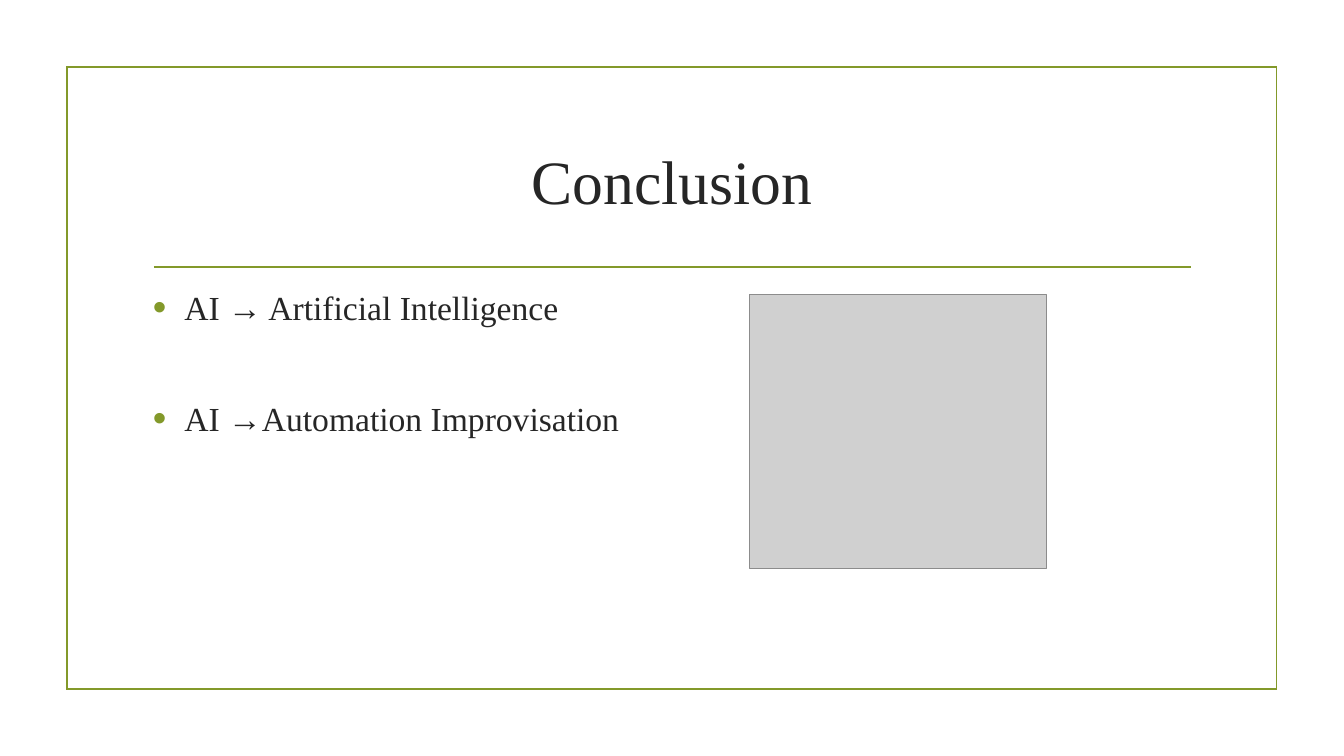
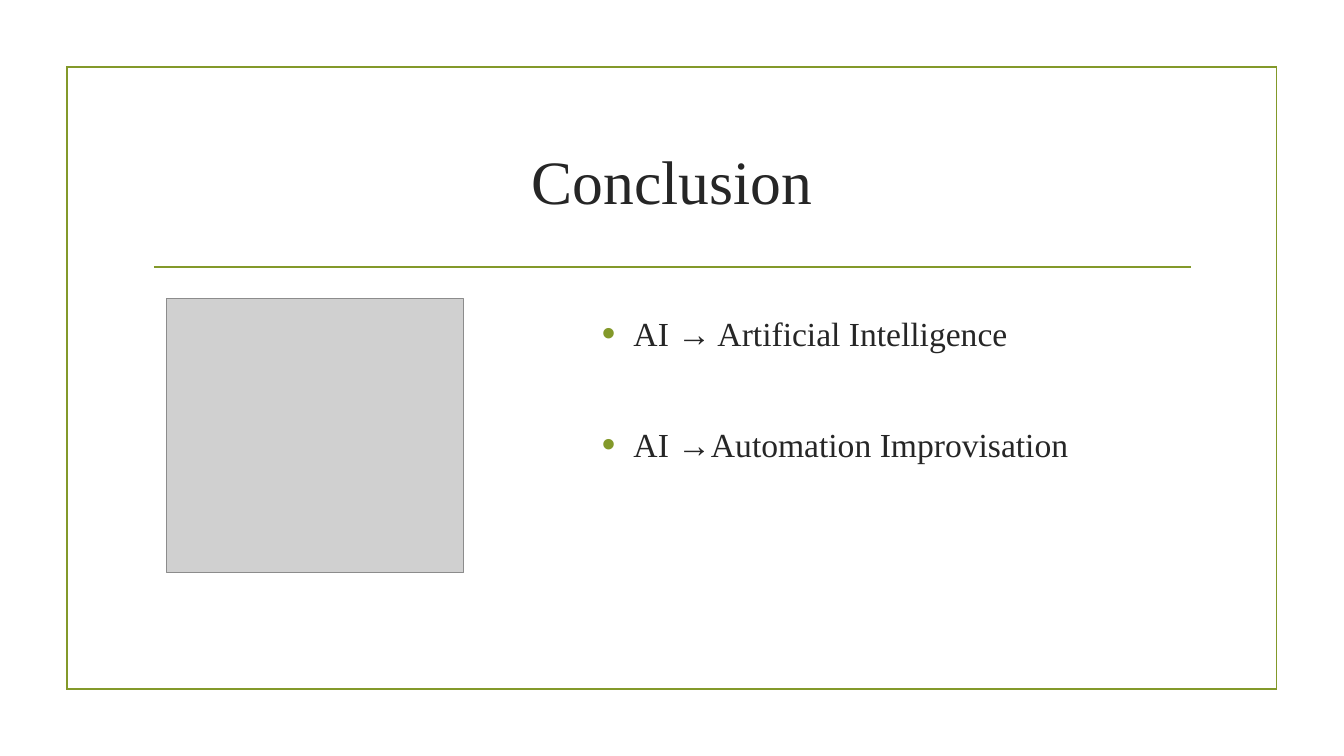
Before and after one commit to Pritam-Patra/stock-trading, a slide deck: slide 17 of Stock_Trading_Models.pptx. Drawn at 1344x756 pixels with LibreOffice and Linux fonts; fonts in the diff are those of the drawing; grey boxes stand for pictures; background and template pictures are left out. Boxes give left, top, right and bottom in pixels: in the first picture for what was removed or moved away, otherwise in the second. Text is boxed around its words. In the diff, an @@ line names an element or a change of style, - is before the commit and + after.

```diff
--- a/Stock_Trading_Models.pptx
+++ b/Stock_Trading_Models.pptx
@@ picture: place and size @@
-picture at [749,294,1047,569]
+picture at [166,299,464,574]
@@ text "AI → Artificial Intelligence": place and size @@
-text "AI → Artificial Intelligence" at [184,296,619,437]
+text "AI → Artificial Intelligence" at [633,322,1068,463]
```
Also in this commit, not shown: 5 other slides changed, 1 slide added.
